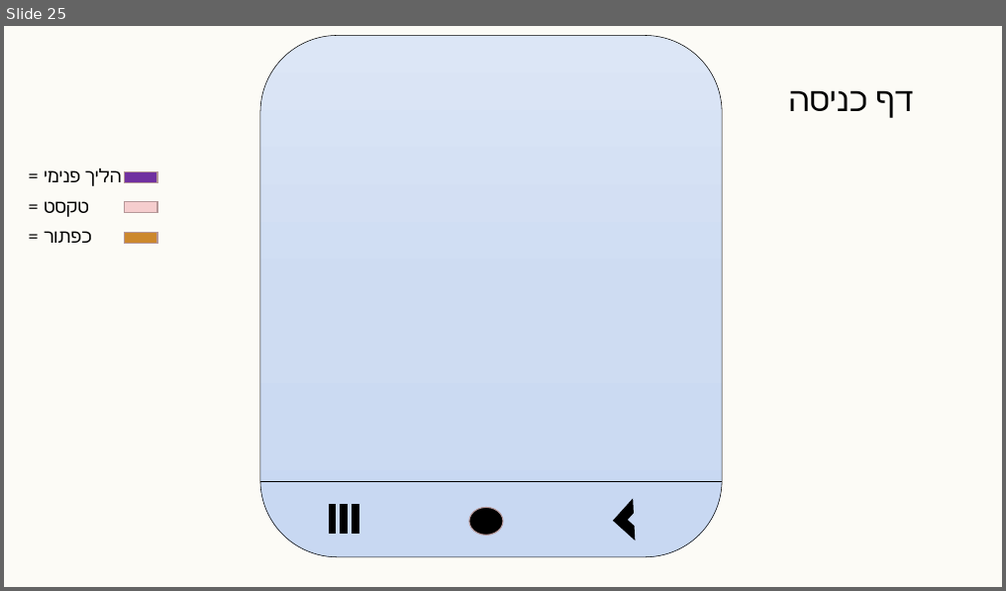
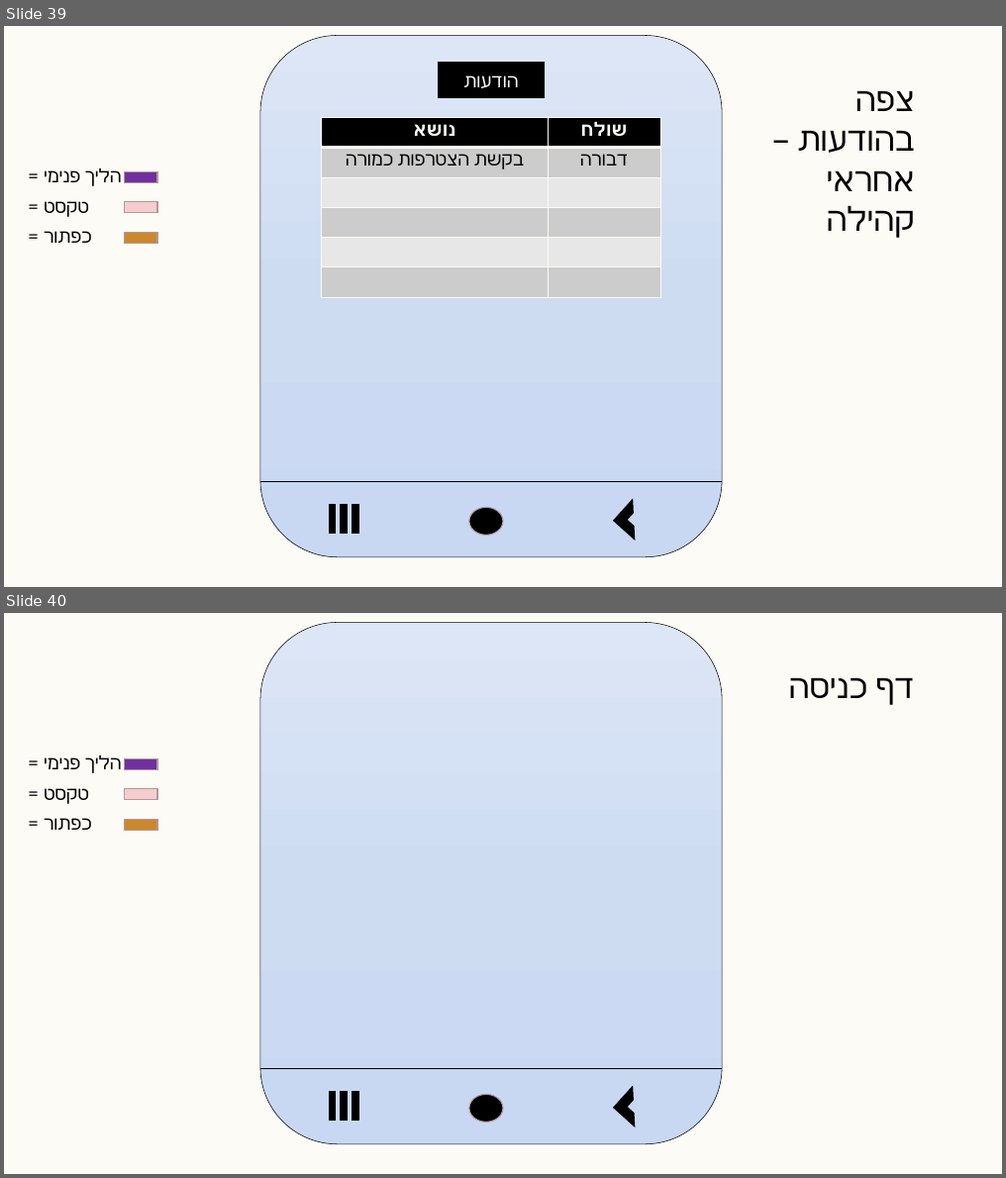
Before and after one commit to Baraglaaim/Baraglaaim-intro, a slide deck: Presantation.pptx. Shown one above the other, each under a label of ours: slide 25 before the commit, slides 39 and 40 after it. The pictures are 1006x591 and 1006x1178 pixels, drawn with LibreOffice and Linux fonts; fonts in the diff are those of the drawing. Boxes give left, top, right and bottom in pixels: in the first picture for what was removed or moved away, otherwise in the second. Text is boxed around its words. In the diff, an @@ line names an element or a change of style, - is before the commit and + after.

```diff
--- a/Presantation.pptx
+++ b/Presantation.pptx
@@ slide 39 added at (4, 26, 1002, 587), background #FCFBF6 @@
@@ rounded rectangle added at (260, 35, 722, 557), fill gradient #DDE7F6 to #CFDDF2 to #C8D8F2, outline #000000 0.5 pt @@
@@ rectangle added at (439, 62, 545, 98), fill #000000, outline #000000 1 pt, 18 pt, text #FDFAF6 @@
+הודעות
@@ text added at (798, 90, 915, 238), 32 pt, text #000000 @@
+צפה בהודעות – אחראי קהילה
@@ table added at (322, 117, 661, 297), 6 rows, 2 columns @@
+נושא | שולח
+בקשת הצטרפות כמורה | דבורה
+ | 
+ | 
+ | 
+ | 
@@ group added at (44, 154, 163, 261): 3 math minuses, 3 texts @@
+= הליך פנימי
+= טקסט
+= כפתור
@@ line added from (260, 482) to (722, 482), #000000 1.5 pt @@
@@ math minus added at (318, 500, 347, 539), fill #000000, outline #000000 1 pt @@
@@ math minus added at (330, 500, 357, 539), fill #000000, outline #000000 1 pt @@
@@ math minus added at (342, 500, 369, 539), fill #000000, outline #000000 1 pt @@
@@ half frame added at (614, 500, 653, 540), fill #000000, outline #000000 1 pt @@
@@ ellipse added at (469, 507, 503, 535), fill #000000, outline #B59898 1 pt @@
@@ what was slide 25 is now slide 40 @@
```
Also in this commit, not shown: 12 slides changed, 14 other slides added.
